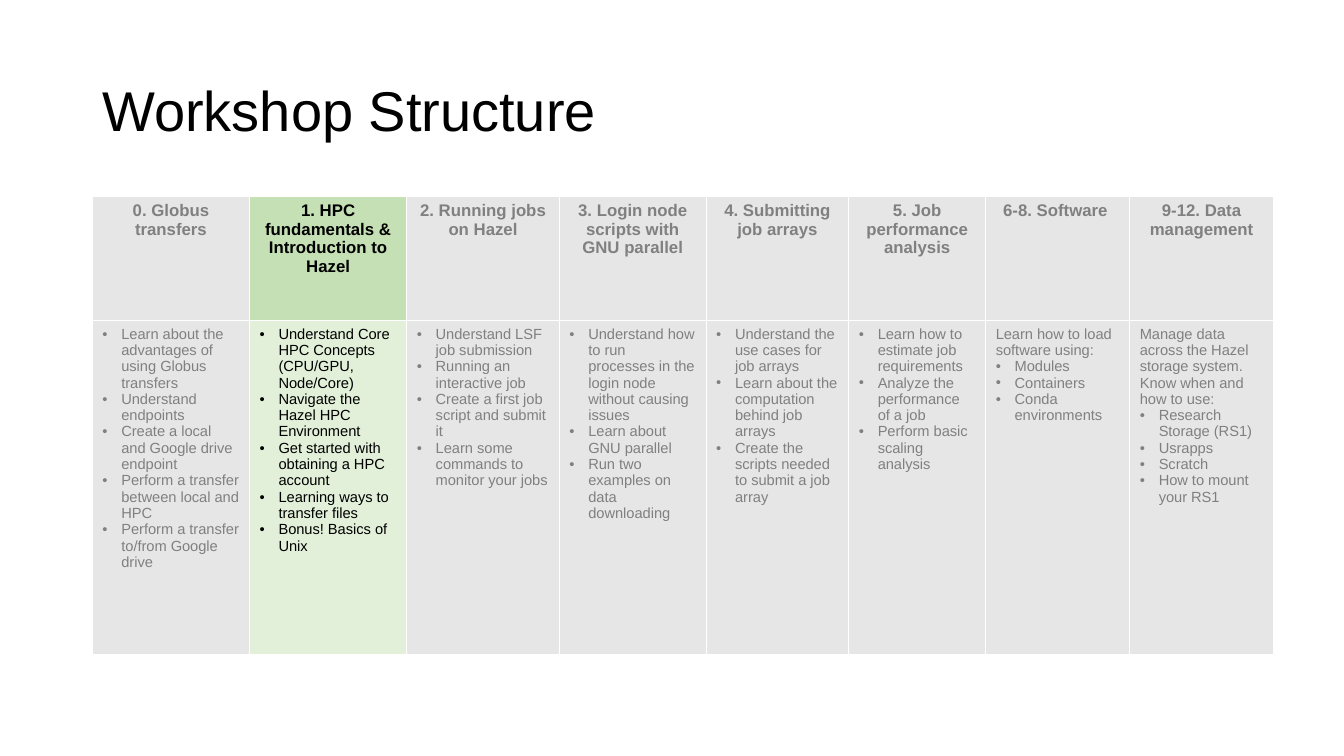
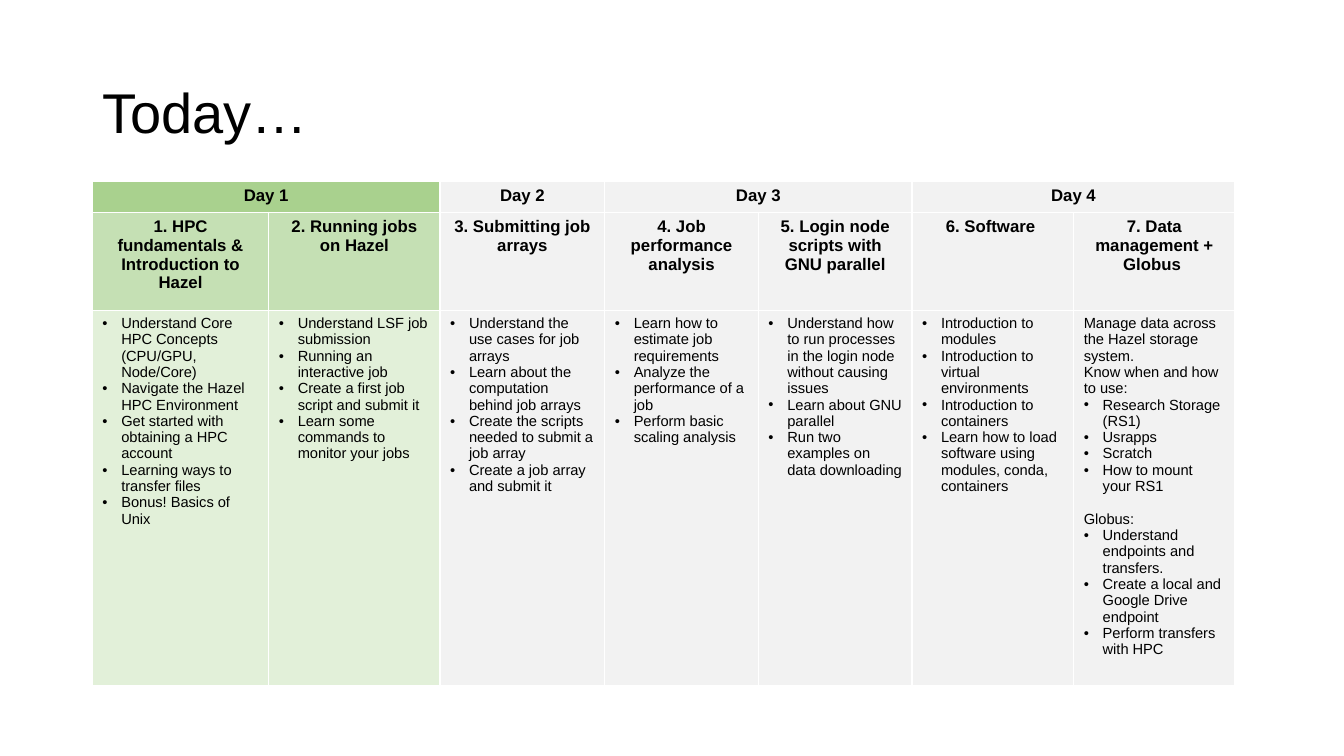
Before and after one commit to hurwitzlab/brc_hazel_training, a slide deck: slide 7 of slides/brc_hazel_0001.pptx (slide 5 before the commit). Drawn at 1344x756 pixels with LibreOffice and Linux fonts; fonts in the diff are those of the drawing. Boxes give left, top, right and bottom in pixels: in the first picture for what was removed or moved away, otherwise in the second. Text is boxed around its words. In the diff, an @@ line names an element or a change of style, - is before the commit and + after.

```diff
--- a/slides/brc_hazel_0001.pptx
+++ b/slides/brc_hazel_0001.pptx
@@ title at [102, 92, 307, 143]: text changed @@
-Workshop Structure
+Today…
@@ table at [93, 181, 1234, 691] @@
-0. Globus transfers | 1. HPC fundamentals & Introduction to Hazel | 2. Running jobs on Hazel | 3. Login node scripts with GNU parallel | 4. Submitting job arrays | 5. Job performance analysis | 6-8. Software | 9-12. Data management
-Learn about the advantages of using Globus transfers / Understand endpoints / Create a local and Google drive endpoint / Perform a transfer between local and HPC / Perform a transfer to/from Google drive | Understand Core HPC Concepts (CPU/GPU, Node/Core) / Navigate the Hazel HPC Environment / Get started with obtaining a HPC account / Learning ways to transfer files / Bonus! Basics of Unix | Understand LSF job submission / Running an interactive job / Create a first job script and submit it / Learn some commands to monitor your jobs | Understand how to run processes in the login node without causing issues / Learn about GNU parallel / Run two examples on data downloading | Understand the use cases for job arrays / Learn about the computation behind job arrays / Create the scripts needed to submit a job array | Learn how to estimate job requirements / Analyze the performance of a job / Perform basic scaling analysis | Learn how to load software using: / Modules / Containers / Conda environments | Manage data across the Hazel storage system. Know when and how to use: / Research Storage (RS1) / Usrapps / Scratch / How to mount your RS1
+Day 1 |  | Day 2 | Day 3 |  | Day 4 | 
+1. HPC fundamentals & Introduction to Hazel | 2. Running jobs on Hazel | 3. Submitting job arrays | 4. Job performance analysis | 5. Login node scripts with GNU parallel | 6. Software | 7. Data management + Globus
+Understand Core HPC Concepts (CPU/GPU, Node/Core) / Navigate the Hazel HPC Environment / Get started with obtaining a HPC account / Learning ways to transfer files / Bonus! Basics of Unix | Understand LSF job submission / Running an interactive job / Create a first job script and submit it / Learn some commands to monitor your jobs | Understand the use cases for job arrays / Learn about the computation behind job arrays / Create the scripts needed to submit a job array / Create a job array and submit it | Learn how to estimate job requirements / Analyze the performance of a job / Perform basic scaling analysis | Understand how to run processes in the login node without causing issues / Learn about GNU parallel / Run two examples on data downloading | Introduction to modules / Introduction to virtual environments / Introduction to containers / Learn how to load software using modules, conda, containers | Manage data across the Hazel storage system. / Know when and how to use: / Research Storage (RS1) / Usrapps / Scratch / How to mount your RS1 / Globus: / Understand endpoints and transfers. / Create a local and Google Drive endpoint / Perform transfers with HPC
@@ table: place and size @@
-table at [93, 196, 1275, 654]
+table at [93, 181, 1234, 691]
```
Also in this commit, not shown: 6 other slides changed, 2 slides added, 8 slides removed, 14 other files.
